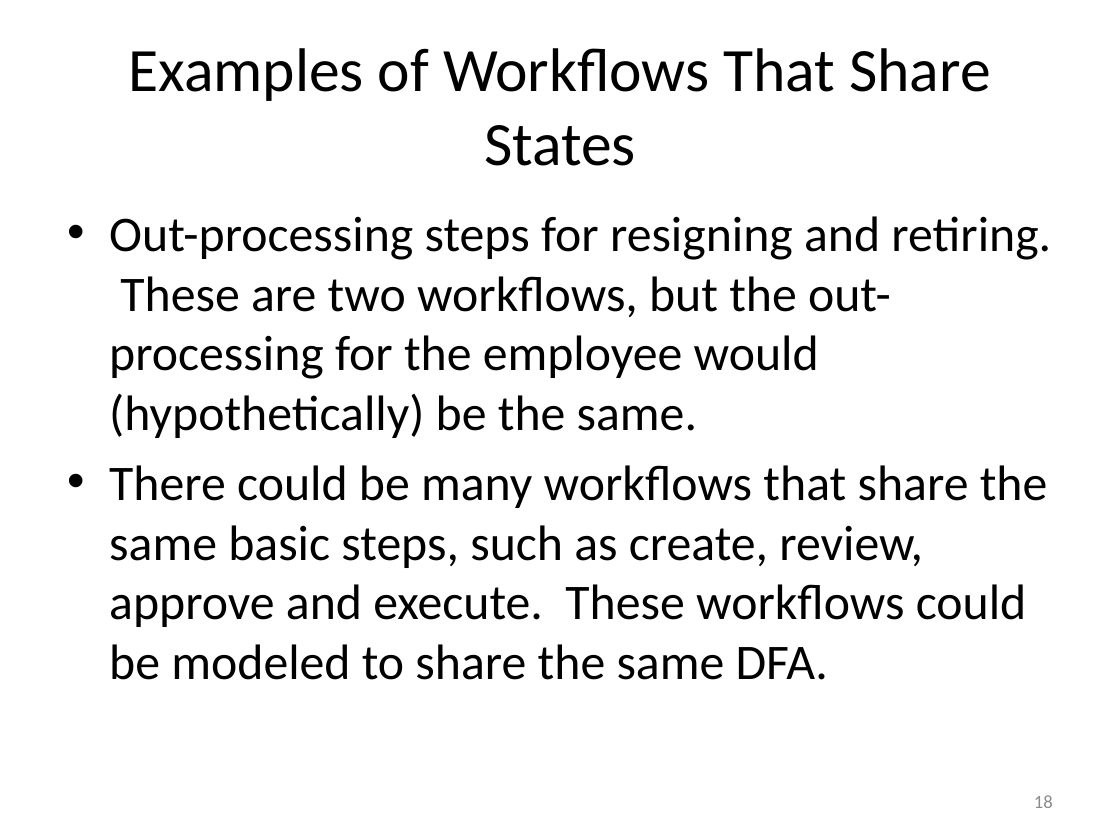
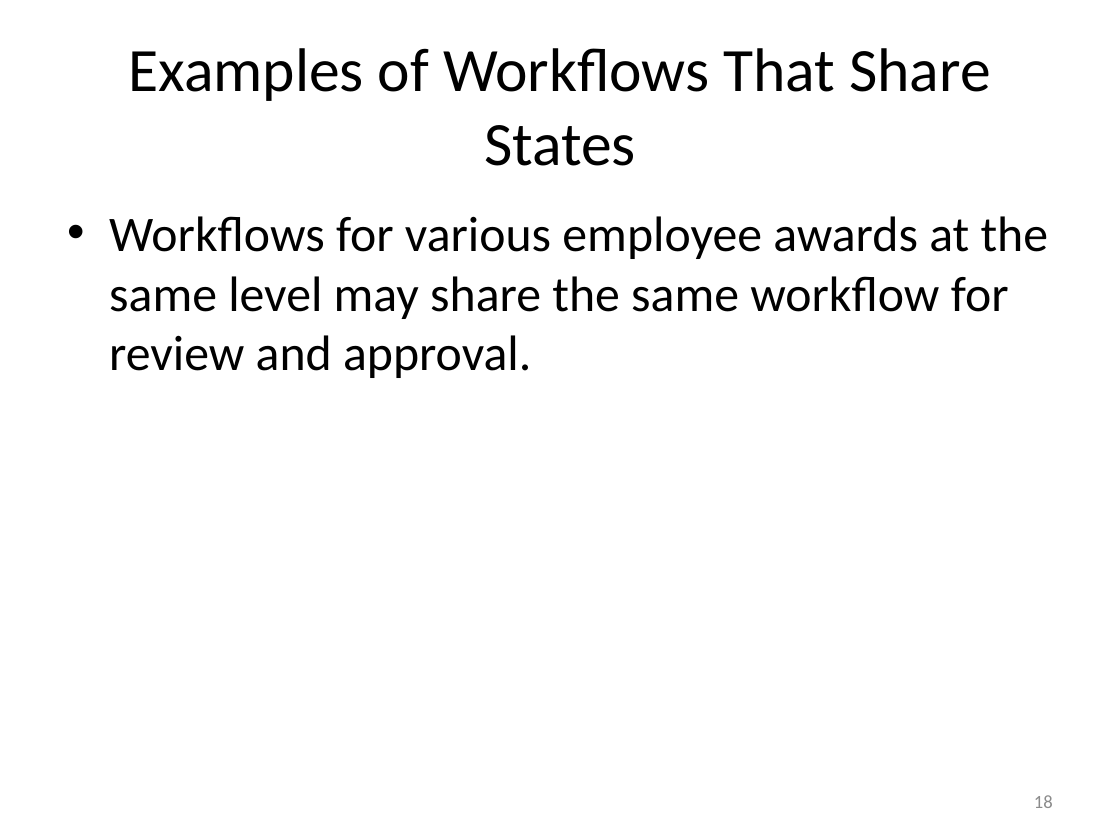
Before and after one commit to RichardRoda/DFA-Workflow-Model, a slide deck: slide 18 of Modeling Workflows with Event Driven DFA.pptx. Drawn at 1120x840 pixels with LibreOffice and Linux fonts; fonts in the diff are those of the drawing. Boxes give left, top, right and bottom in pixels: in the first picture for what was removed or moved away, otherwise in the second. Text is boxed around its words. In the diff, an @@ line names an element or a change of style, - is before the commit and + after.

```diff
--- a/Modeling Workflows with Event Driven DFA.pptx
+++ b/Modeling Workflows with Event Driven DFA.pptx
@@ text at box(109, 216, 1049, 378): text changed @@
-• Out-processing steps for resigning and retiring. These are two workflows, but the out-processing for the employee would (hypothetically) be the same.
-• There could be many workflows that share the same basic steps, such as create, review, approve and execute. These workflows could be modeled to share the same DFA.
+• Workflows for various employee awards at the same level may share the same workflow for review and approval.
```
Also in this commit, not shown: 5 other slides changed, 6 other files.
